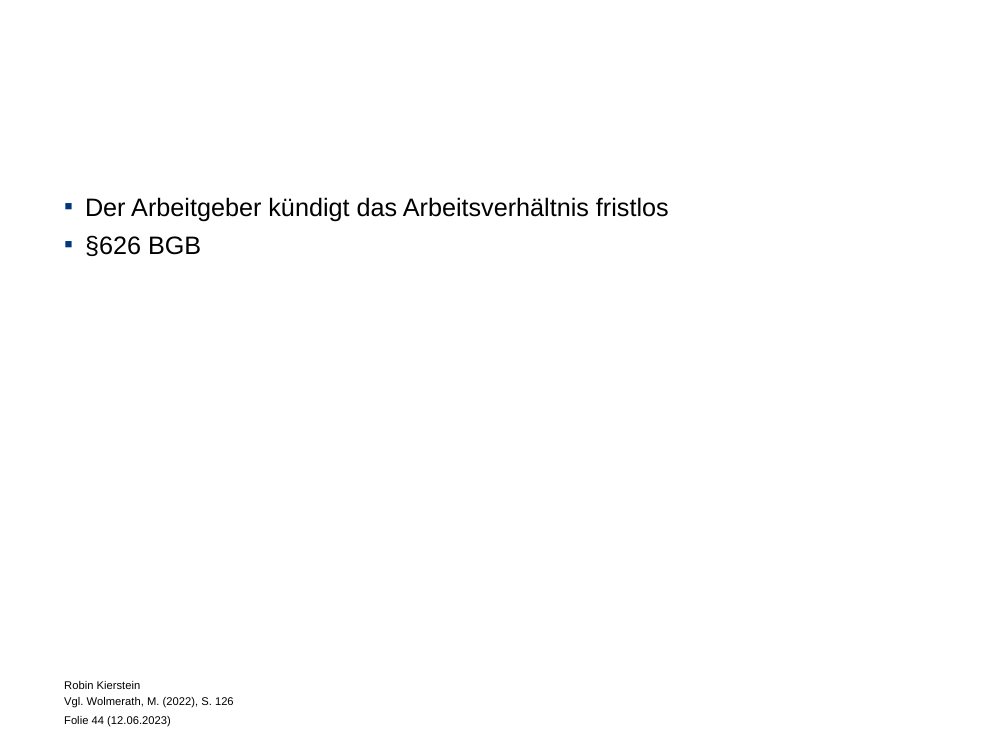
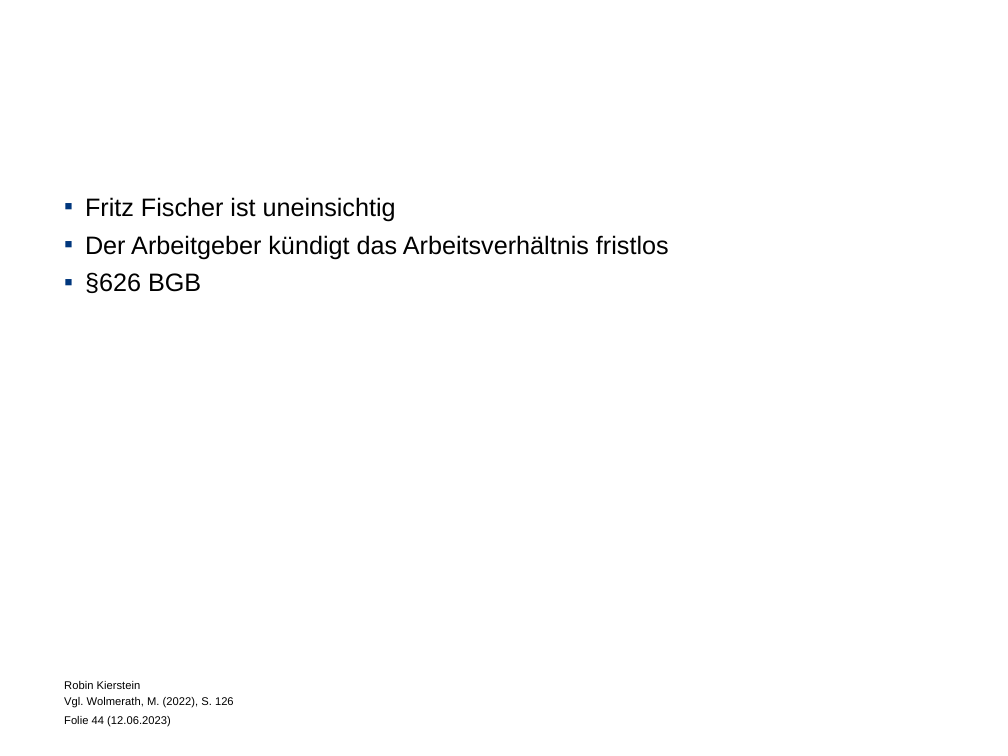
Before and after one commit to Debkou/Weorkshop, a slide deck: slide 44 of kuendigung_12-06_kaktuell.pptx. Drawn at 1008x756 pixels with LibreOffice and Linux fonts; fonts in the diff are those of the drawing; background and template pictures are left out. Boxes give left, top, right and bottom in pixels: in the first picture for what was removed or moved away, otherwise in the second. Text is boxed around its words. In the diff, an @@ line names an element or a change of style, - is before the commit and + after.

```diff
--- a/kuendigung_12-06_kaktuell.pptx
+++ b/kuendigung_12-06_kaktuell.pptx
@@ text at (85, 197, 396, 221): paragraph added @@
+▪ Fritz Fischer ist uneinsichtig
```
Also in this commit, not shown: 3 other slides changed.
